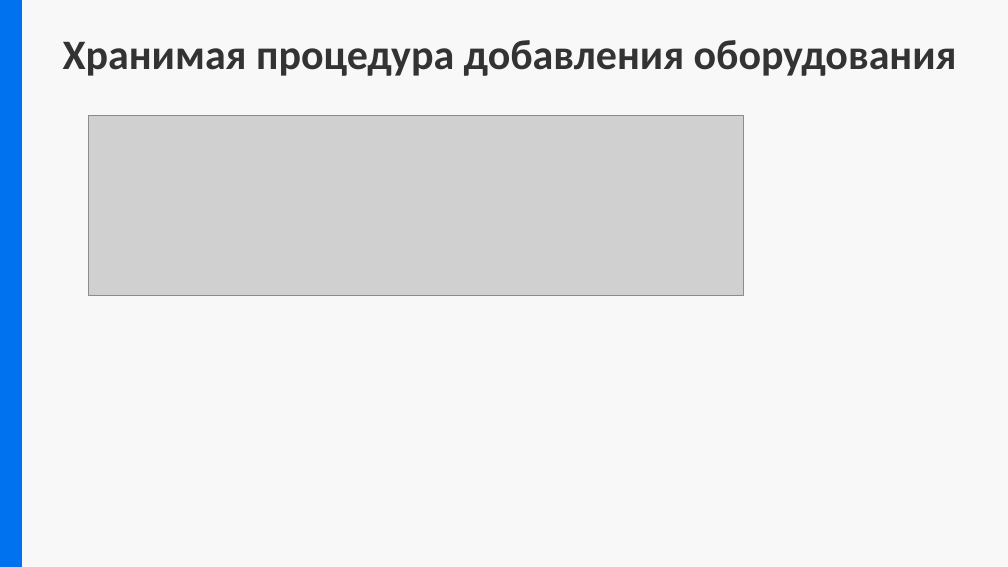
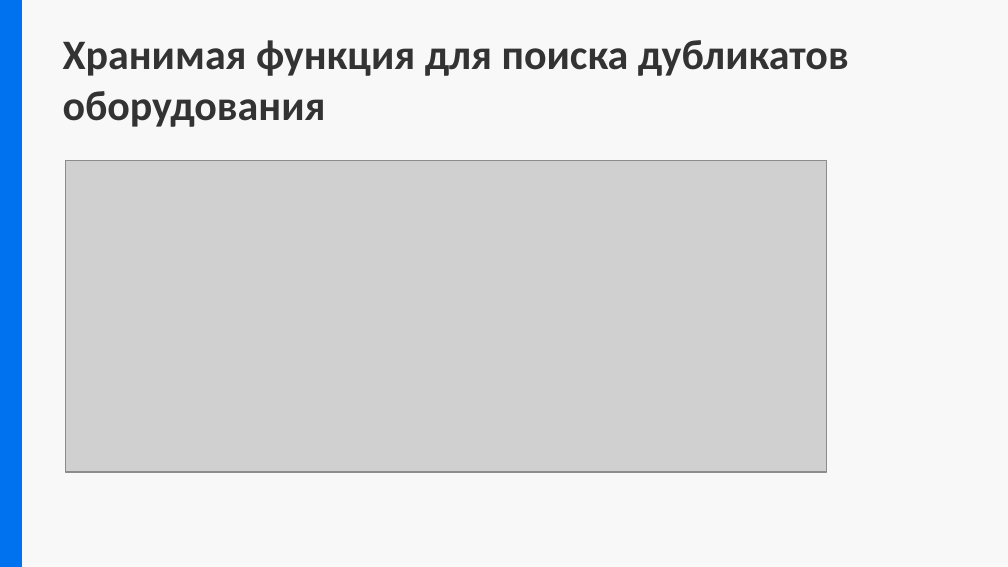
Before and after one commit to Comper123/MyCollege, a slide deck: slide 15 of docs/Предзащита.pptx (slide 14 before the commit). Drawn at 1008x567 pixels with LibreOffice and Linux fonts; fonts in the diff are those of the drawing; grey boxes stand for pictures. Boxes give left, top, right and bottom in pixels: in the first picture for what was removed or moved away, otherwise in the second. Text is boxed around its words. In the diff, an @@ line names an element or a change of style, - is before the commit and + after.

```diff
--- a/docs/Предзащита.pptx
+++ b/docs/Предзащита.pptx
@@ title at <box>63,40,849,127</box>: text changed @@
-Хранимая процедура добавления оборудования
+Хранимая функция для поиска дубликатов оборудования
@@ picture removed at <box>89,116,744,295</box> @@
@@ picture added at <box>66,160,827,472</box> @@
```
Also in this commit, not shown: 5 other slides changed, 2 slides added, 1 slide removed, 19 other files.
